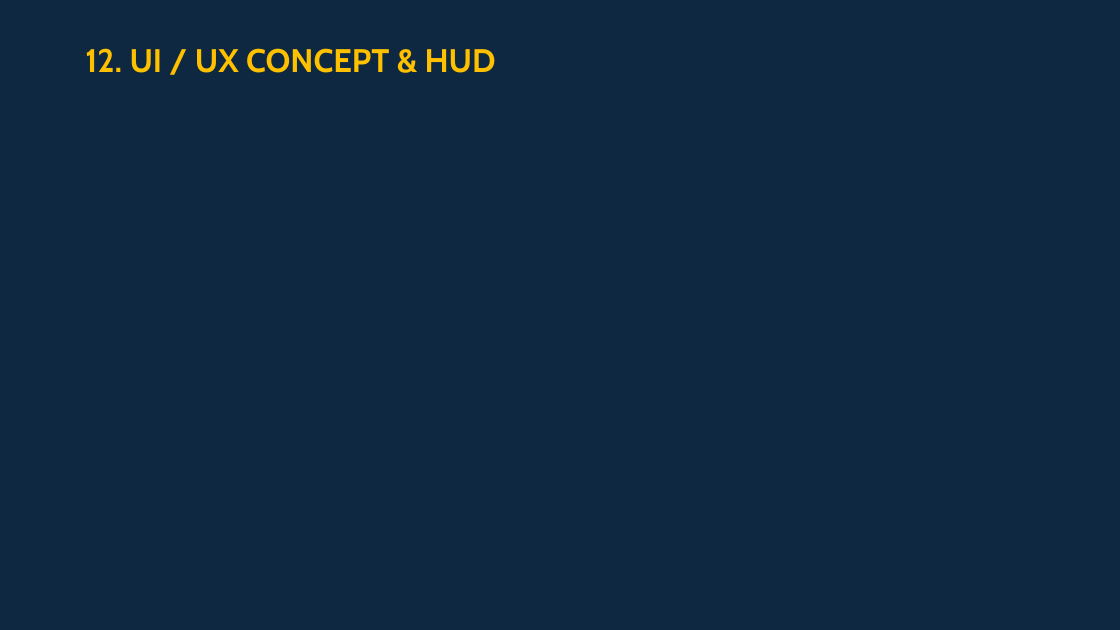
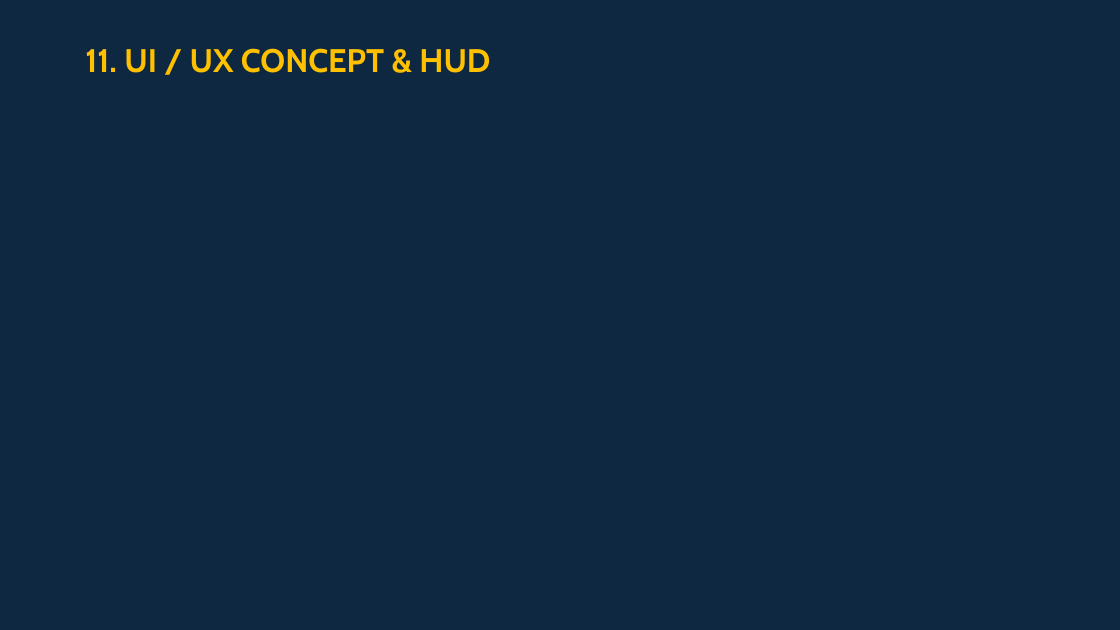
Before and after one commit to Nereida-abyss/Repo-Toy-Story, a slide deck: slide 12 of Recursos/_GCD_Pitch_ToyStoryFPS.pptx (slide 13 before the commit). Drawn at 1120x630 pixels with LibreOffice and Linux fonts; fonts in the diff are those of the drawing. Boxes give left, top, right and bottom in pixels: in the first picture for what was removed or moved away, otherwise in the second. Text is boxed around its words. In the diff, an @@ line names an element or a change of style, - is before the commit and + after.

```diff
--- a/Recursos/_GCD_Pitch_ToyStoryFPS.pptx
+++ b/Recursos/_GCD_Pitch_ToyStoryFPS.pptx
@@ text at [85,48,490,73]: text changed @@
-12. UI / UX CONCEPT & HUD
+11. UI / UX CONCEPT & HUD
```
Also in this commit, not shown: 2 other slides changed, 1 slide removed, 1 other file.
